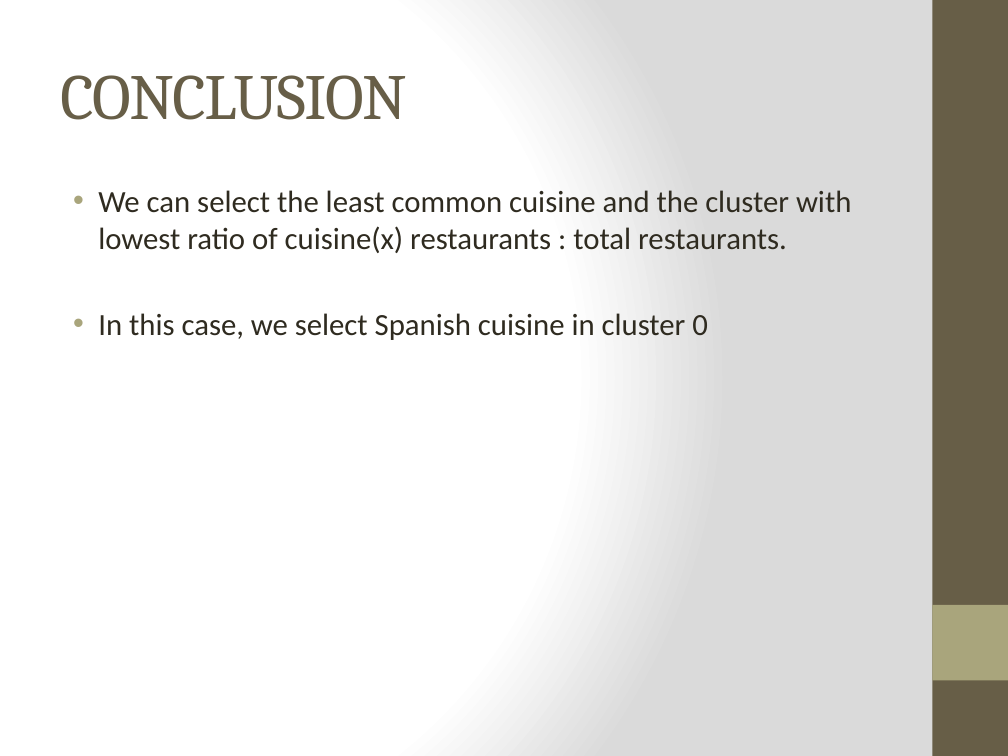
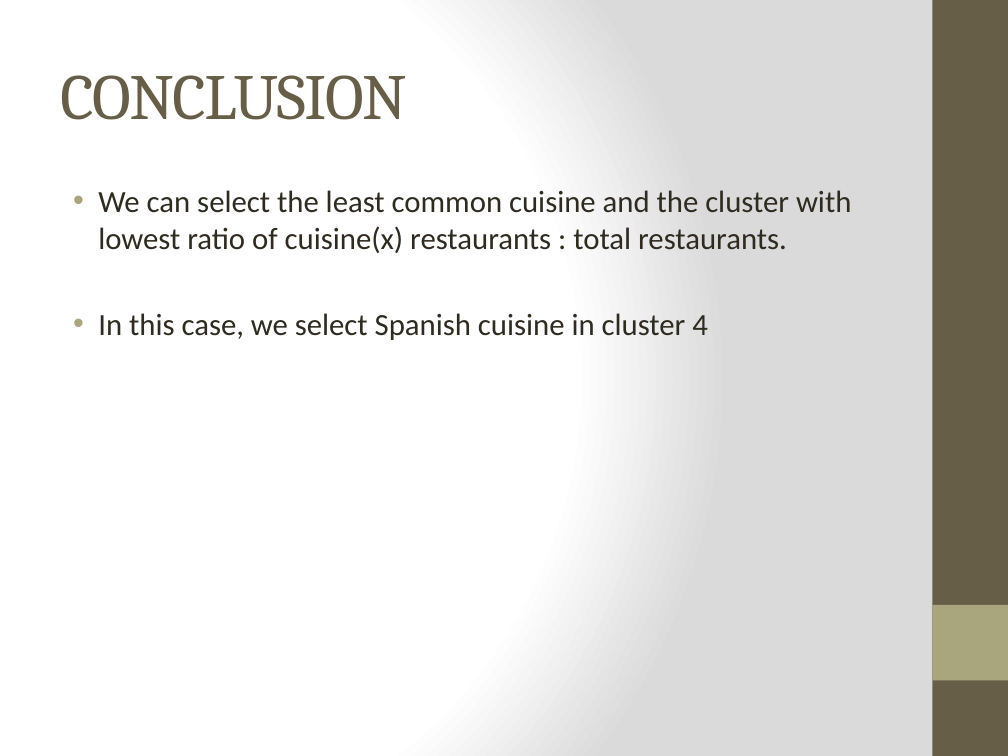
Before and after one commit to GauthamN3004/Coursera_Capstone_Project, a slide deck: slide 10 of restaurant_cuisine_location_ppt.pptx. Drawn at 1008x756 pixels with LibreOffice and Linux fonts; fonts in the diff are those of the drawing. Boxes give left, top, right and bottom in pixels: in the first picture for what was removed or moved away, otherwise in the second. Text is boxed around its words. In the diff, an @@ line names an element or a change of style, - is before the commit and + after.

Commit message:
adding ppt

```diff
--- a/restaurant_cuisine_location_ppt.pptx
+++ b/restaurant_cuisine_location_ppt.pptx
@@ text at [98,313,708,340]: text changed @@
-• In this case, we select Spanish cuisine in cluster 0
+• In this case, we select Spanish cuisine in cluster 4
```
Also in this commit, not shown: 3 other files.
